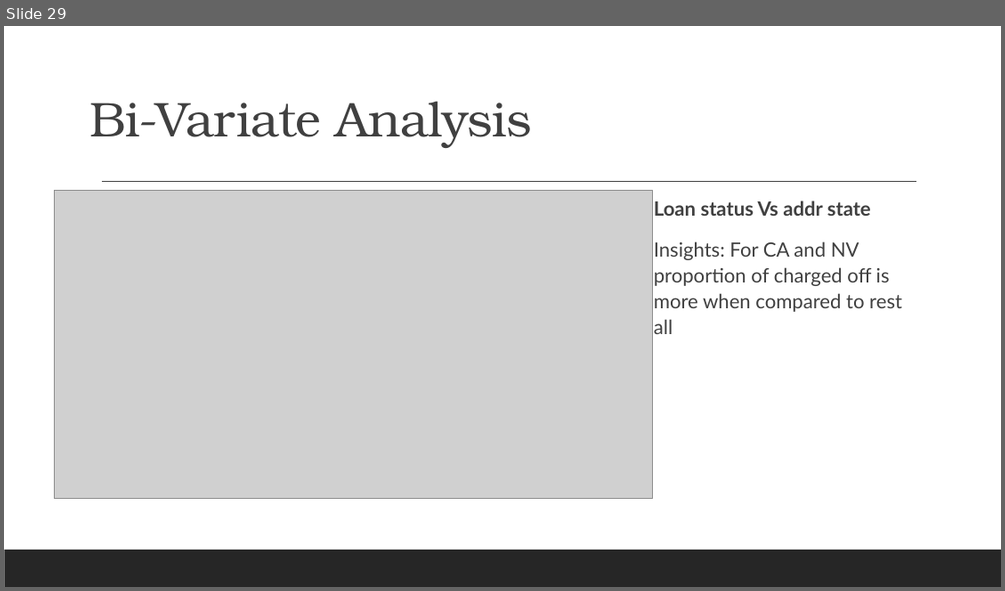
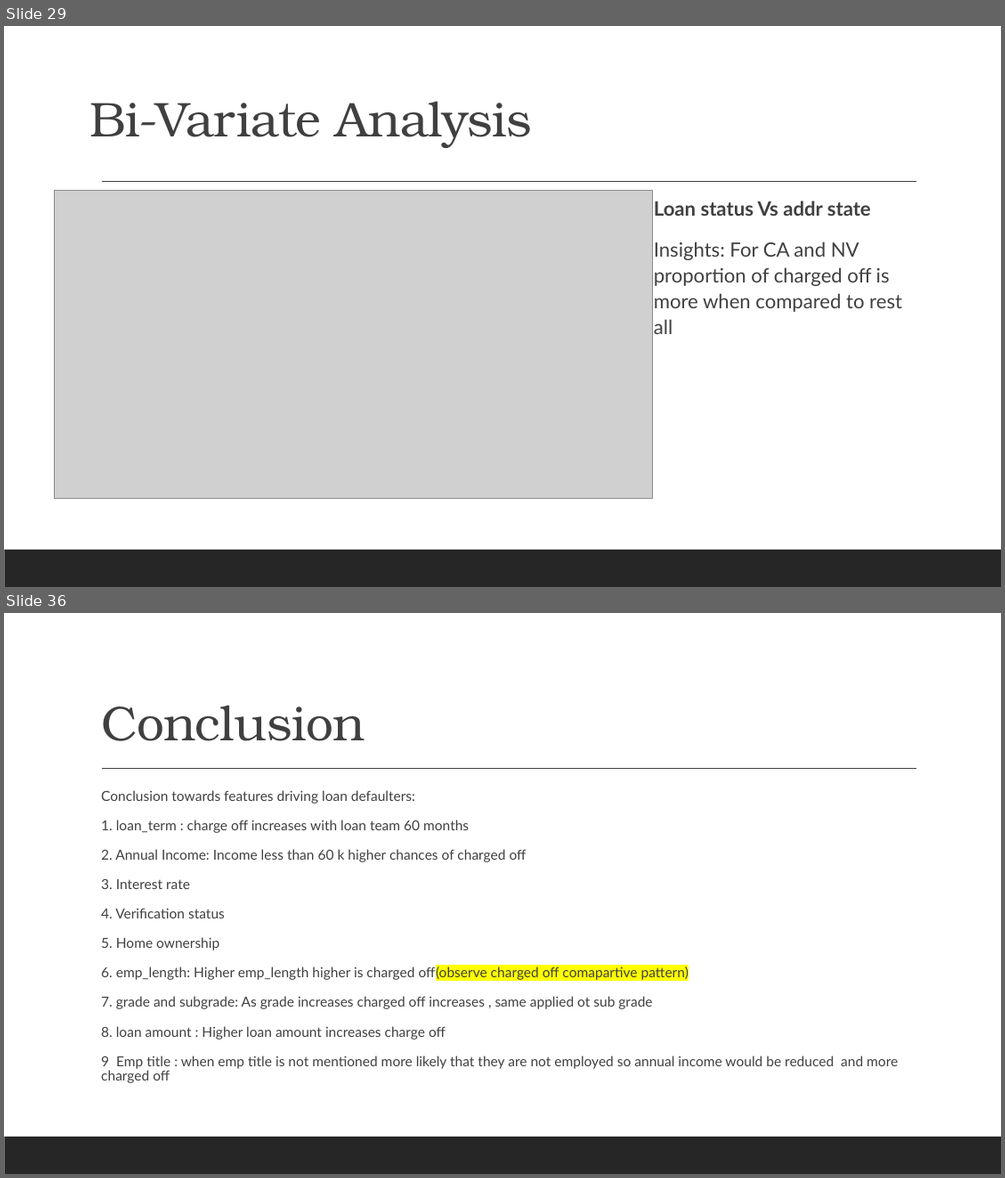
Before and after one commit to shrutich91/LENDING-CLUB-CASE-STUDY, a slide deck: Lending Club Case Study.pptx. Shown one above the other, each under a label of ours: slide 29 before the commit, slides 29 and 36 after it; the slides between them are not shown. The pictures are 1005x591 and 1005x1178 pixels, drawn with LibreOffice and Linux fonts; fonts in the diff are those of the drawing; grey boxes stand for pictures. Boxes give left, top, right and bottom in pixels: in the first picture for what was removed or moved away, otherwise in the second. Text is boxed around its words. In the diff, an @@ line names an element or a change of style, - is before the commit and + after.

```diff
--- a/Lending Club Case Study.pptx
+++ b/Lending Club Case Study.pptx
@@ slide 36 added at bbox=[4, 613, 1001, 1174], background #FFFFFF; not listed: 2 template elements that a slide beside it also shows @@
@@ title added at bbox=[101, 705, 364, 741], 47 pt, text #404040 @@
+Conclusion
@@ text added at bbox=[101, 790, 898, 1083], 13.3 pt, text #404040 @@
+  Conclusion towards features driving loan defaulters:
+  1. loan_term : charge off increases with loan team 60 months
+  2. Annual Income: Income less than 60 k higher chances of charged off
+  3. Interest rate
+  4. Verification status
+  5. Home ownership
+  6. emp_length: Higher emp_length higher is charged off(observe charged off comapartive pattern)
+  7. grade and subgrade: As grade increases charged off increases , same applied ot sub grade
+  8. loan amount : Higher loan amount increases charge off
+  9 Emp title : when emp title is not mentioned more likely that they are not employed so annual income would be reduced and more charged off
```
Also in this commit, not shown: 3 slides changed, 7 other slides added, 1 other file.
